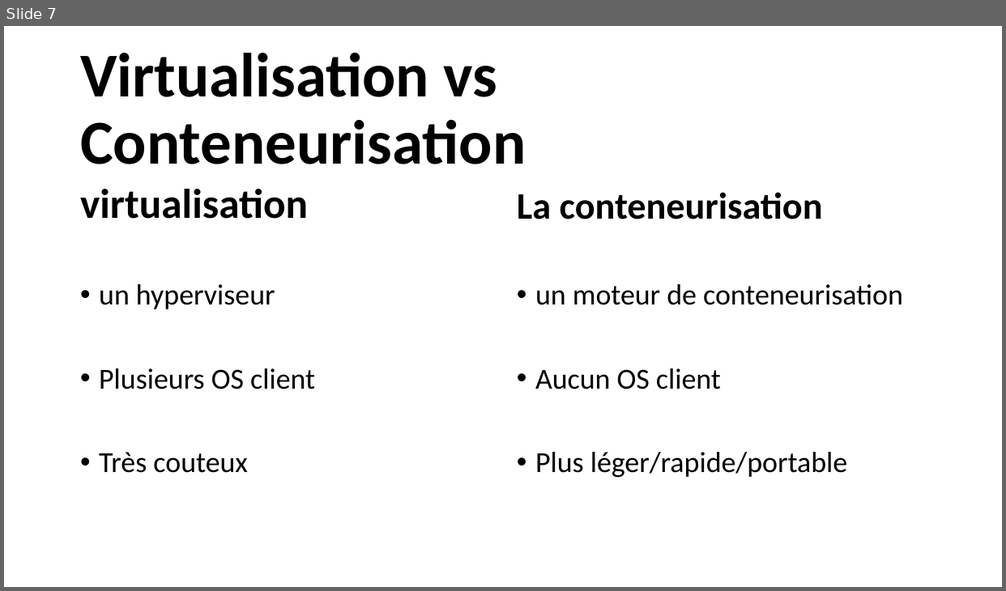
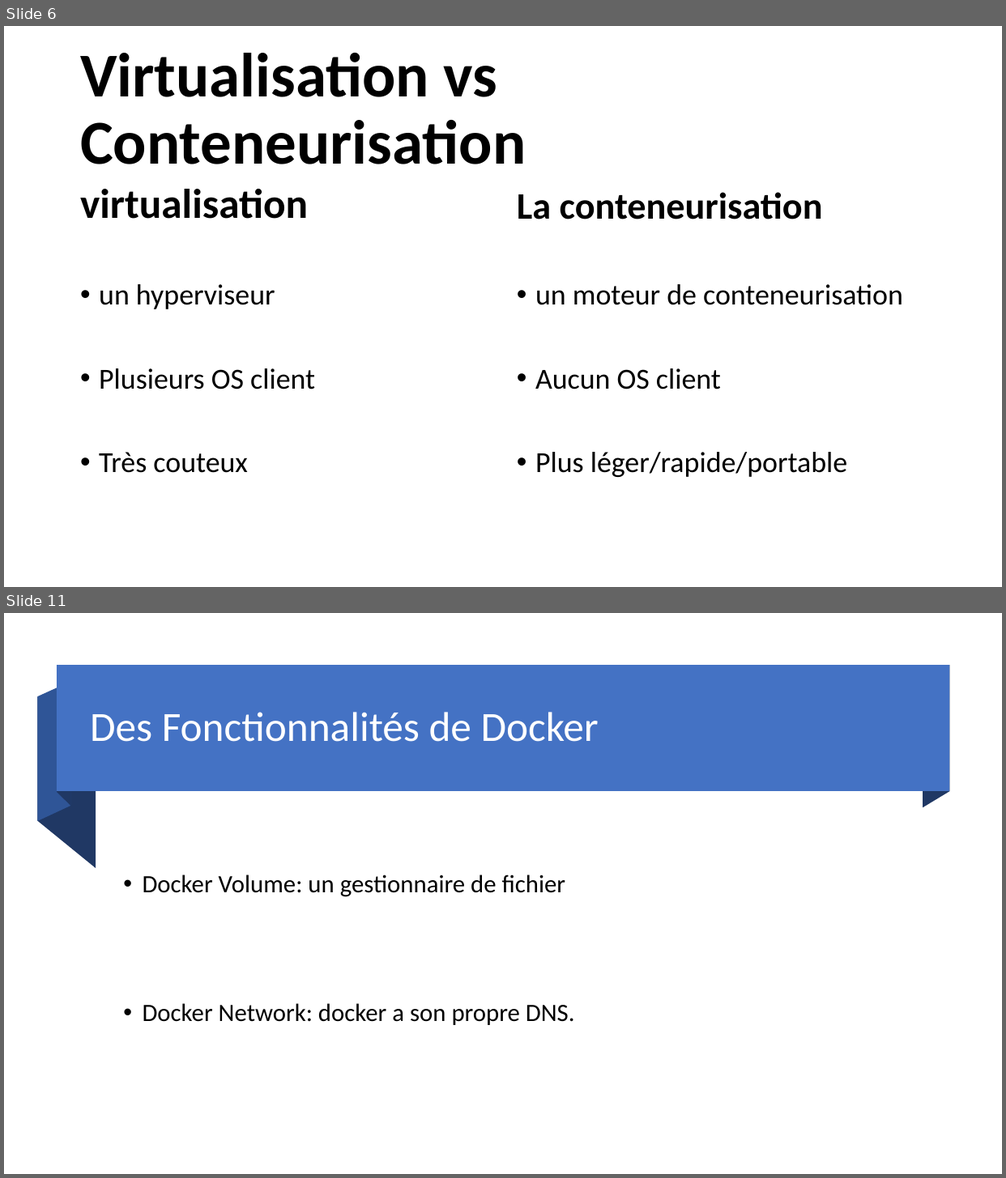
Before and after one commit to lukihd/Labo-Cloud-2020-2021, a slide deck: cours/docker/DOCKER.pptx. Shown one above the other, each under a label of ours: slide 7 before the commit, slides 6 and 11 after it; the slides between them are not shown. The pictures are 1006x591 and 1006x1178 pixels, drawn with LibreOffice and Linux fonts; fonts in the diff are those of the drawing. Boxes give left, top, right and bottom in pixels: in the first picture for what was removed or moved away, otherwise in the second. Text is boxed around its words. In the diff, an @@ line names an element or a change of style, - is before the commit and + after.

```diff
--- a/cours/docker/DOCKER.pptx
+++ b/cours/docker/DOCKER.pptx
@@ slide 11 added at [4, 613, 1002, 1174], background #FFFFFF @@
@@ freeform shape added at [38, 682, 70, 822], fill #2F5597 @@
@@ rectangle added at [57, 666, 949, 792], fill #4472C4 @@
@@ freeform shape added at [57, 666, 70, 806], fill #203864 @@
@@ freeform shape added at [923, 666, 949, 808], fill #203864 @@
@@ freeform shape added at [38, 697, 96, 868], fill #203864 @@
@@ title added at [90, 712, 599, 742], 40 pt, text #FFFFFF @@
+Des Fonctionnalités de Docker
@@ text added at [143, 875, 575, 1025], 24 pt, text #000000 @@
+• Docker Volume: un gestionnaire de fichier
+• Docker Network: docker a son propre DNS.
@@ what was slide 7 is now slide 6 @@
```
Also in this commit, not shown: 4 slides changed, 1 other slide added, 4 slides removed, 1 other file.
